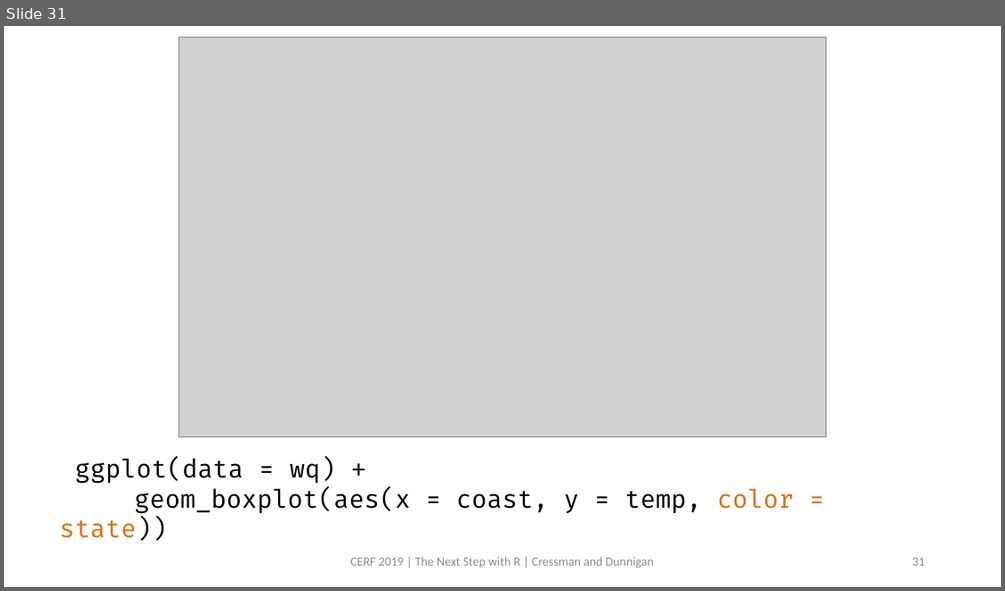
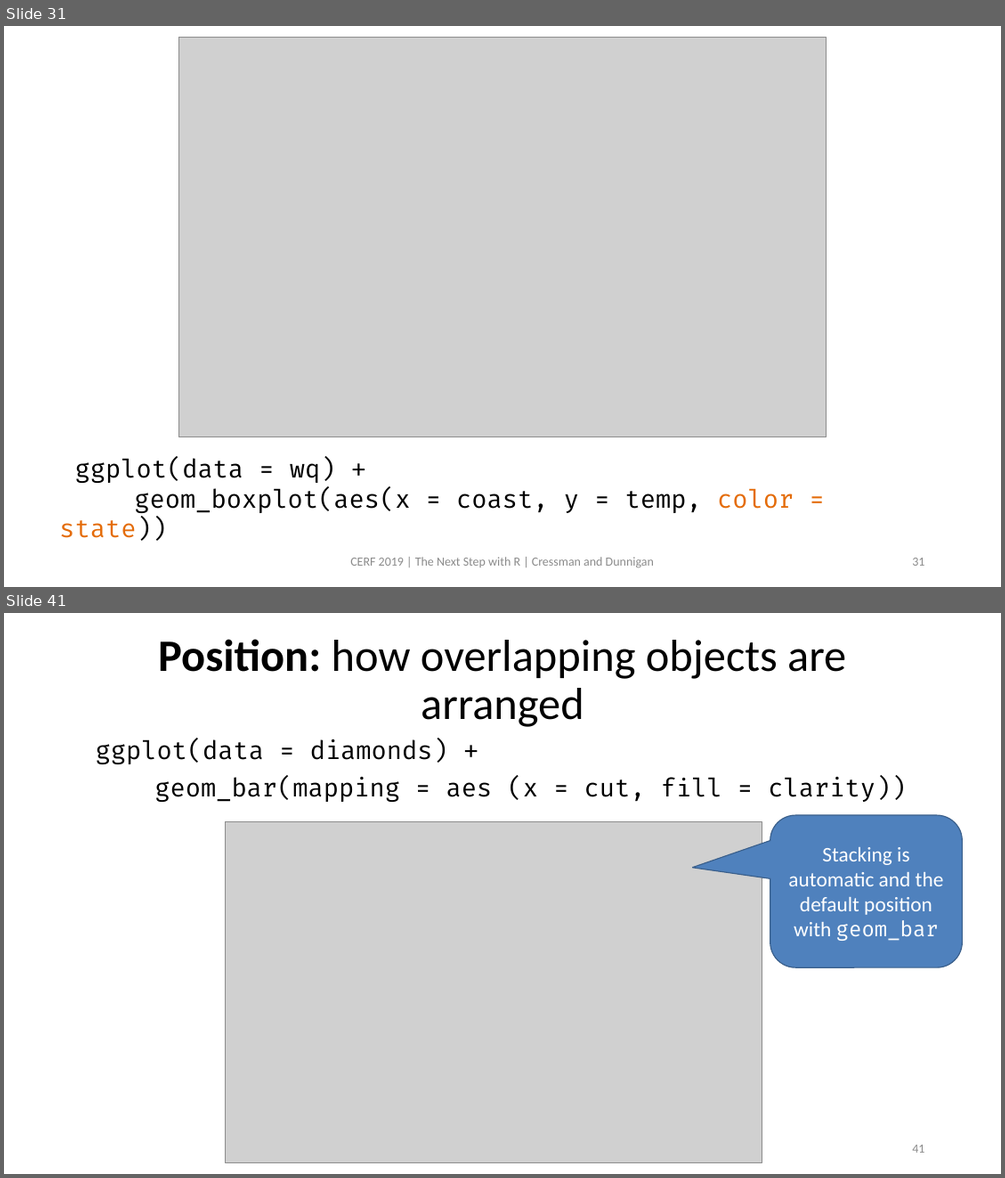
Before and after one commit to swmpkim/2019_CERF, a slide deck: slides/01_Visualize.pptx. Shown one above the other, each under a label of ours: slide 31 before the commit, slides 31 and 41 after it; the slides between them are not shown. The pictures are 1005x591 and 1005x1178 pixels, drawn with LibreOffice and Linux fonts; fonts in the diff are those of the drawing; grey boxes stand for pictures. Boxes give left, top, right and bottom in pixels: in the first picture for what was removed or moved away, otherwise in the second. Text is boxed around its words. In the diff, an @@ line names an element or a change of style, - is before the commit and + after.

```diff
--- a/slides/01_Visualize.pptx
+++ b/slides/01_Visualize.pptx
@@ slide 41 added at <box>4,613,1001,1174</box>, background #FFFFFF @@
@@ title added at <box>158,639,846,727</box>, 43.2 pt, text #000000 @@
+Position: how overlapping objects are arranged
@@ text added at <box>96,738,906,802</box>, 24 pt, text #000000 @@
+ggplot(data = diamonds) +
+geom_bar(mapping = aes (x = cut, fill = clarity))
@@ picture added at <box>226,822,761,1163</box> @@
@@ rounded speech box added at <box>770,815,963,967</box>, fill #4F81BD, outline #3A5F8C 1 pt, 20 pt, text #FFFFFF @@
+Stacking is automatic and the default position with geom_bar
@@ page number added at <box>912,1144,924,1152</box>, 12 pt, text #8C8C8C @@
+41
```
Also in this commit, not shown: 14 slides changed, 17 other slides added, 1 other file.
